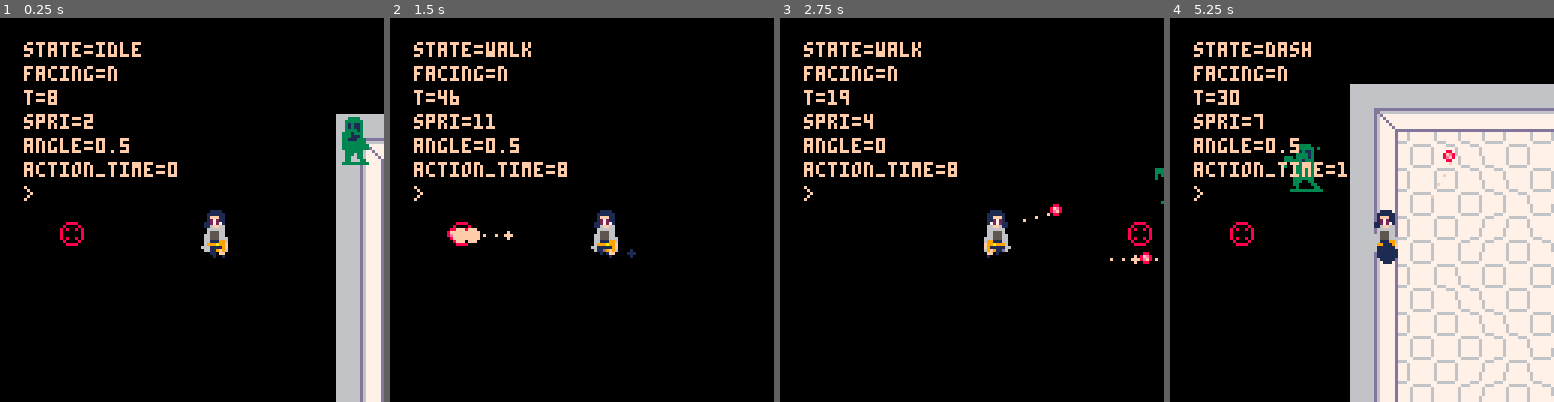
Above: before the commit, frames 1-4 (left to right).
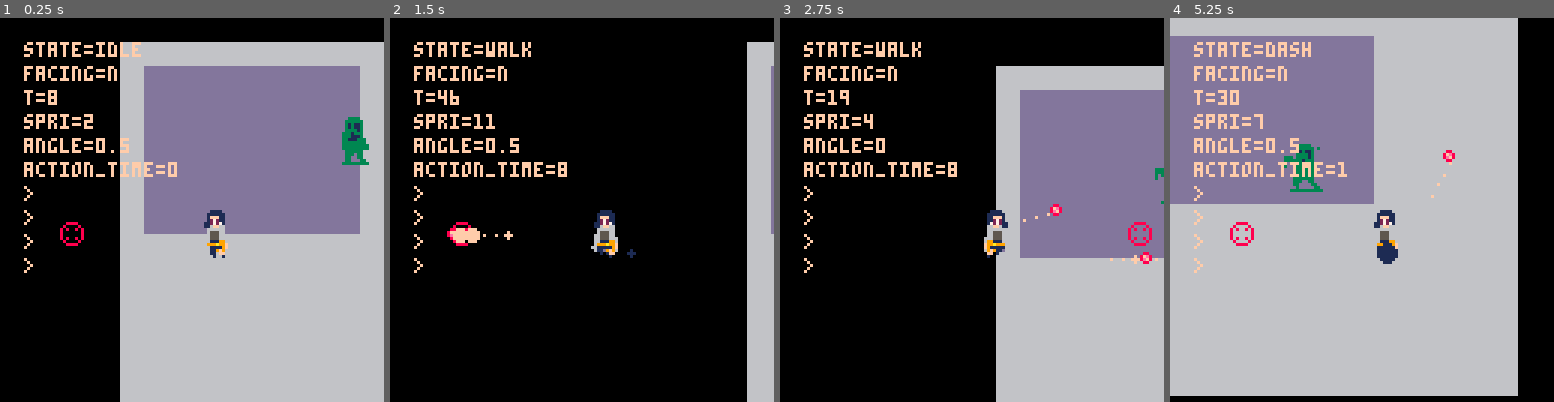
Above: after the commit, the same moments.

Repository: holson1/ffs-game-jam-2021
Game: PICO-8 cartridge build/game_jam.p8
Two runs of this game, one before a commit and one after it. Both use one fixed random seed, a clock stepped at 60 frames per second and the inputs below.
Inputs:
- Up to frame 1 (0.25 s): no input
- Up to frame 2 (1.5 s): tap X (X key) at 0.33, 1.07 s; tap O (Z key) at 0.7 s
- Up to frame 3 (2.75 s): hold Right 1.6-2.1 s; tap O (Z key) at 1.7, 2.1, 2.5 s; tap X (X key) at 1.85 s; hold Up 2.15-2.42 s; hold Right from 2.47 s (still down)
- Up to frame 4 (5.25 s): tap O (Z key) every 0.4 s from 2.9 to 4.9 s; tap X (X key) at 2.97, 4.08, 5.2 s; release Right at 3.03 s; hold Left 3.08-3.58 s; hold Down 3.63-3.97 s; hold Right 4.02-4.68 s; hold Up 4.73-5.03 s; hold Left from 5.08 s (still down)

The runs differ from the first frame. In frame 1, 59% of the frame differs, in the area x 6-100%, y 6-100%; in frame 2, 6.7%; in frame 3, 38%; in frame 4, 83%, in the area x 0-100%, y 0-100%.

Commit message:
basic map gen

Diff:
--- a/build/game_jam.p8
+++ b/build/game_jam.p8
@@ -32,6 +32,8 @@
         x=0,
         y=0
     }
+
+    map = generate_map()
 end
 
 function _update()
@@ -70,8 +72,9 @@
 function _draw()
     cls()
     camera(cam.x, cam.y)
-    map(0,0,0,0,32,32)
-
+
+    -- custom map code
+    draw_map(map)
 
     -- todo: proper gun following
     if char.facing == 'u' then
@@ -96,6 +99,54 @@
     end
 
     debug()
+end
+-->8
+--src/map.lua
+wall = {
+    spr=079,
+    flag=1
+}
+
+floor = {
+    spr=095,
+    flag=0
+}
+
+function create_room(_map)
+    local width = flr(rnd(8)) + 3
+    local height = flr(rnd(8)) + 3
+    local roomx = flr(rnd(7)) + 1
+    local roomy = flr(rnd(7)) + 1
+
+    for i=roomx,(roomx+width) do
+        for j=roomy,(roomy+height) do
+            if i < 16 and j < 16 then
+                _map[i][j] = floor
+            end
+        end
+    end
+end
+
+function generate_map()
+    local _map = {}
+    for i=1,16 do
+        add(_map, {})
+        for j=1,16 do
+            add(_map[i], wall)
+        end
+    end
+
+    create_room(_map)
+
+    return _map
+end
+
+function draw_map(_map)
+    for i,row in ipairs(_map) do
+        for j,cell in ipairs(row) do
+            spr(cell.spr, j*8, i*8)
+        end
+    end
 end
 -->8
 --src/objects/boom.lua
@@ -166,6 +217,7 @@
             end
         end,
 
+        -- todo: change to sspr
         draw=function(self)
             for v in all(self._) do
                 spr(v.s,v.x,v.y,ceil(v.w/8),ceil(v.h/8),v.d)
@@ -188,7 +240,7 @@
 -->8
 --src/log.lua
 _log={}
-log_l=1
+log_l=4
 for i=1,log_l do
     add(_log,'')
 end
@@ -375,6 +427,14 @@
 function update_position(_char)
     local friction = 0.2
 
+    -- check collision before any movement
+    local new_xpos = _char.x + _char.dx
+    local new_ypos = _char.y + _char.dy
+…(5 lines of a section not shown)…
     _char.x+=_char.dx
     _char.y+=_char.dy
 
@@ -476,22 +536,22 @@
 000000000000611d11d6000000006611d11600000006611d1166000000006d11d11600000000611d111600000000661111d600000000611d11d6000000000000
 00000000000001101100000000000011011000000000011011000000000000010110000000000011001000000000000110000000000000101100000000000000
 00000000000000100100000000000001001000000000001010000000000000000010000000000001000000000000000010000000000000000100000000000000
-00000000000000001111000000000011110000000000001111000000000000111100000000000011110000000000001111000000000000000000000000000000
-00000000000000011111100000000111111000000000011111100000000001111110000000000111111000000000011111100000000000000000000000000000
-0000000000000001fff1100000000111111000000000011111100000000001111110000000001111ff10000000001111ff100000000000000000000000000000
-0000000000000001272110000000011111100000000001111110000000000111111000000000111f271000000000111f27100000000000000000000000000000
-0000000000000011272710000000011111110000000001111111000000000111111100000000172f271100000000172f27110000000000000000000000000000
-00000000000000116ff660000000066111110000000006611111000000000661111100000000066ff61100000000066ff6110000000000000000000000000000
-00000000000090066666600000000666116000000000066611600000000006661160000000006666666000000000666666600000000000000000000000000000
-00000000000099999556600000000666666000000000066666600000000006666660000000006655556000000000665555600000000000000000000000000000
-00000000999999999999900000000565565600000000056556560000000005655656000000066655556600000006665555660000000000000000000000000000
-0000000000000ff6555ff60000006655556600000000665555660000000066555566000000066655556600000006665555660000000000000000000000000000
-00000000000009661119660000006665566600000000666556660000000066655666000000066611116600000006661111660000000000000000000000000000
-00000000000000661116660000006666666600000000666666660000000066666666000000066111111600000006611111660000000000000000000000000000
-0000000000000661111166000000666666666000000066666666600000006666666660000006611d111660000006611d11666000000000000000000000000000
-00000000000000611d11d6000000666666660000000066666666000000006666666600000006611d116600000006611d11660000000000000000000000000000
-00000000000000011011000000000011011000000000001101000000000000010110000000000110100000000000001011000000000000000000000000000000
-00000000000000001001000000000010010000000000001000000000000000000100000000000010000000000000000010000000000000000000000000000000
+00000000000000000000000000000011110000000000001111000000000000111100000000000011110000000000001111000000000000000000000000000000
+00000000000000000000000000000111111000000000011111100000000001111110000000000111111000000000011111100000000000000000000000000000
+00000000000000000000000000000111111000000000011111100000000001111110000000001111ff10000000001111ff100000000000000000000000000000
+0000000000000000000000000000011111100000000001111110000000000111111000000000111f271000000000111f27100000000000000000000000000000
+0000000000000000000000000000011111110000000001111111000000000111111100000000172f271100000000172f27110000000000000000000000000000
+0000000000000000000000000000066111110000000006611111000000000661111100000000066ff61100000000066ff6110000000000000000000000000000
+00000000000000000000000000000666116000000000066611600000000006661160000000006666666000000000666666600000000000000000000000000000
+00000000000000000000000000000666666000000000066666600000000006666660000000006655556000000000665555600000000000000000000000000000
+00000000000000000000000000000565565600000000056556560000000005655656000000066655556600000006665555660000000000000000000000000000
+00000000000000000000000000006655556600000000665555660000000066555566000000066655556600000006665555660000000000000000000000000000
+00000000000000000000000000006665566600000000666556660000000066655666000000066611116600000006661111660000000000000000000000000000
+00000000000000000000000000006666666600000000666666660000000066666666000000066111111600000006611111660000000000000000000000000000
+0000000000000000000000000000666666666000000066666666600000006666666660000006611d111660000006611d11666000000000000000000000000000
+0000000000000000000000000000666666660000000066666666000000006666666600000006611d116600000006611d11660000000000000000000000000000
+00000000000000000000000000000011011000000000001101000000000000010110000000000110100000000000001011000000000000000000000000000000
+00000000000000000000000000000010010000000000001000000000000000000100000000000010000000000000000010000000000000000000000000000000
 00000000000000000000000000000000000000007776777777776777ddddddddd777776dddddddddddddddddd677777dd777776dd677777ddddddddd66666666
 00000000000000000000000000000000000000007776777777776777666666ddd777776d66666666dd666666d67777d77d77776dd677777d7777777766666666
 0000000000000000000000000000000000000000777677777777677777777d6dd777776d77777777d6d77777d6777d7777d7776dd677777d7777777766666666
--- a/src/char.lua
+++ b/src/char.lua
@@ -148,6 +148,14 @@
 function update_position(_char)
     local friction = 0.2
 
+    -- check collision before any movement
+    local new_xpos = _char.x + _char.dx
+    local new_ypos = _char.y + _char.dy
+
+
+
+
+
     _char.x+=_char.dx
     _char.y+=_char.dy
 
--- a/src/lib/group.lua
+++ b/src/lib/group.lua
@@ -22,6 +22,7 @@
             end
         end,
 
+        -- todo: change to sspr
         draw=function(self)
             for v in all(self._) do
                 spr(v.s,v.x,v.y,ceil(v.w/8),ceil(v.h/8),v.d)
--- a/src/log.lua
+++ b/src/log.lua
@@ -1,5 +1,5 @@
 _log={}
-log_l=1
+log_l=4
 for i=1,log_l do
     add(_log,'')
 end
--- a/src/main.lua
+++ b/src/main.lua
@@ -28,6 +28,8 @@
         x=0,
         y=0
     }
+
+    map = generate_map()
 end
 
 function _update()
@@ -66,8 +68,9 @@
 function _draw()
     cls()
     camera(cam.x, cam.y)
-    map(0,0,0,0,32,32)
 
+    -- custom map code
+    draw_map(map)
 
     -- todo: proper gun following
     if char.facing == 'u' then
--- /dev/null
+++ b/src/map.lua
@@ -0,0 +1,46 @@
+wall = {
+    spr=079,
+    flag=1
+}
+
+floor = {
+    spr=095,
+    flag=0
+}
+
+function create_room(_map)
+    local width = flr(rnd(8)) + 3
+    local height = flr(rnd(8)) + 3
+    local roomx = flr(rnd(7)) + 1
+    local roomy = flr(rnd(7)) + 1
+
+    for i=roomx,(roomx+width) do
+        for j=roomy,(roomy+height) do
+            if i < 16 and j < 16 then
+                _map[i][j] = floor
+            end
+        end
+    end
+end
+
+function generate_map()
+    local _map = {}
+    for i=1,16 do
+        add(_map, {})
+        for j=1,16 do
+            add(_map[i], wall)
+        end
+    end
+
+    create_room(_map)
+
+    return _map
+end
+
+function draw_map(_map)
+    for i,row in ipairs(_map) do
+        for j,cell in ipairs(row) do
+            spr(cell.spr, j*8, i*8)
+        end
+    end
+end
